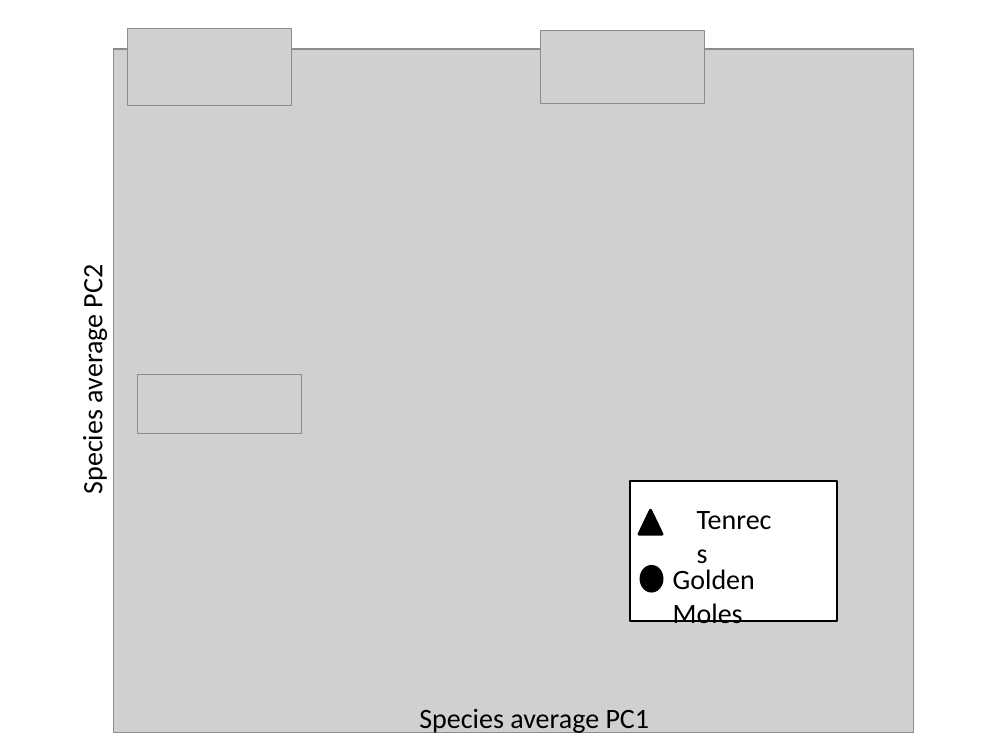
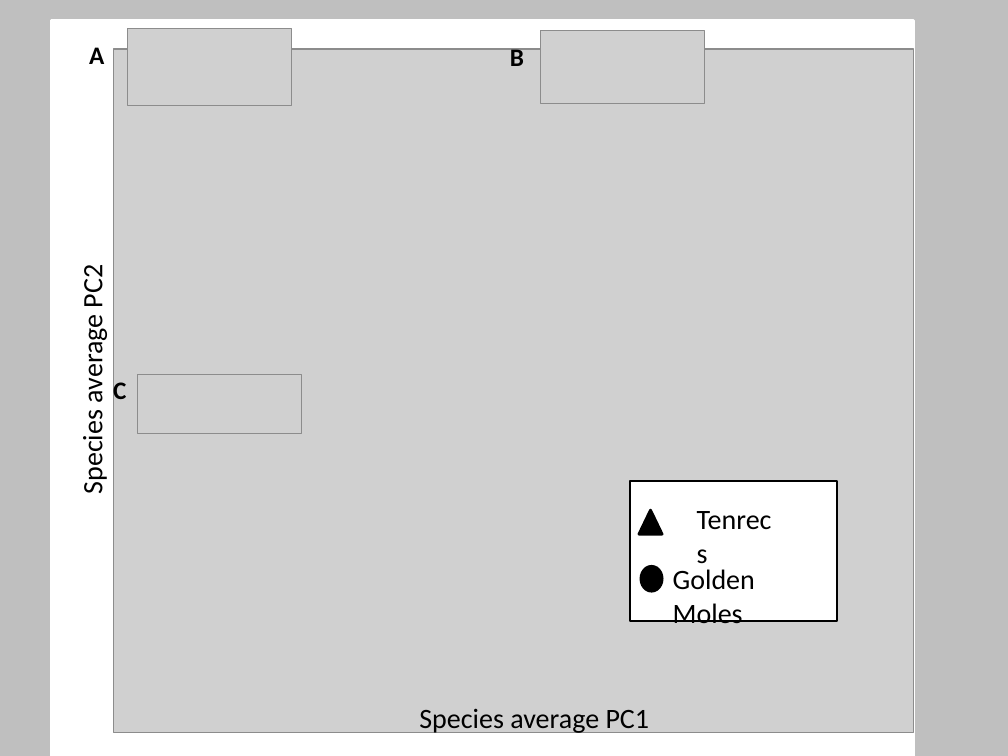
Before and after one commit to SiveFinlay/Diversity_Paper, a slide deck: slide 1 of output/ThreePlotPCA_shapes.pptx. Drawn at 1008x756 pixels with LibreOffice and Linux fonts; fonts in the diff are those of the drawing; grey boxes stand for pictures. Boxes give left, top, right and bottom in pixels: in the first picture for what was removed or moved away, otherwise in the second. Text is boxed around its words. In the diff, an @@ line names an element or a change of style, - is before the commit and + after.

```diff
--- a/output/ThreePlotPCA_shapes.pptx
+++ b/output/ThreePlotPCA_shapes.pptx
@@ background #FFFFFF to #BFBFBF @@
@@ text added at (89, 47, 104, 64), 18 pt, text #000000, bold @@
+A
@@ text added at (510, 46, 524, 66), 18 pt, text #000000, bold @@
+B
@@ text added at (113, 378, 126, 405), 18 pt, text #000000, bold @@
+C
```
Also in this commit, not shown: 12 other files.
